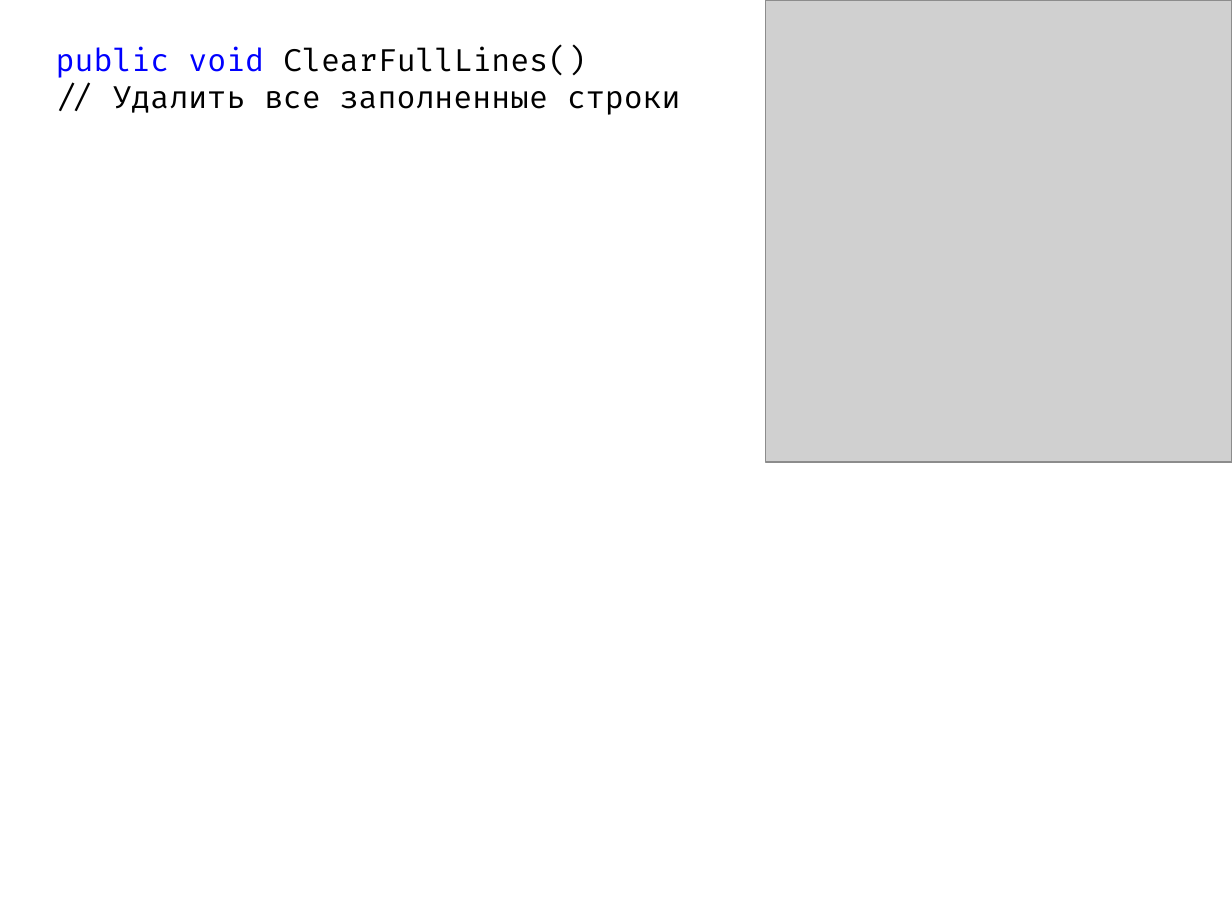
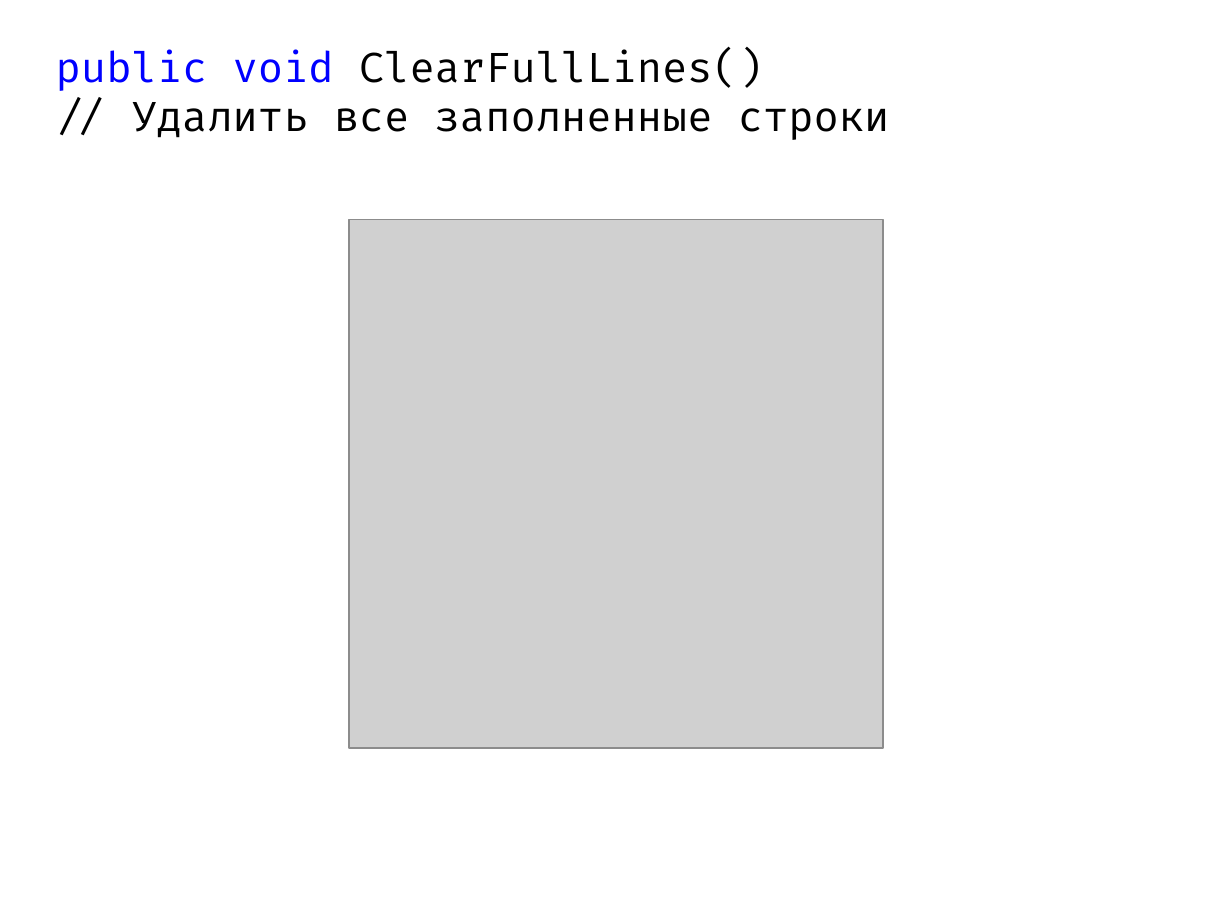
Before and after one commit to kontur-courses/clean-code, a slide deck: slide 23 of CleanCode.pptx (slide 24 before the commit). Drawn at 1232x924 pixels with LibreOffice and Linux fonts; fonts in the diff are those of the drawing; grey boxes stand for pictures. Boxes give left, top, right and bottom in pixels: in the first picture for what was removed or moved away, otherwise in the second. Text is boxed around its words. In the diff, an @@ line names an element or a change of style, - is before the commit and + after.

```diff
--- a/CleanCode.pptx
+++ b/CleanCode.pptx
@@ text "public void ClearFullLines() // Удалить ..." at (56,49,890,140): size 18 to 24 pt @@
@@ picture: place and size @@
-picture at (765,0,1232,462)
+picture at (349,219,883,748)
```
Also in this commit, not shown: 9 other slides changed, 15 slides added, 11 slides removed, 10 other files.
